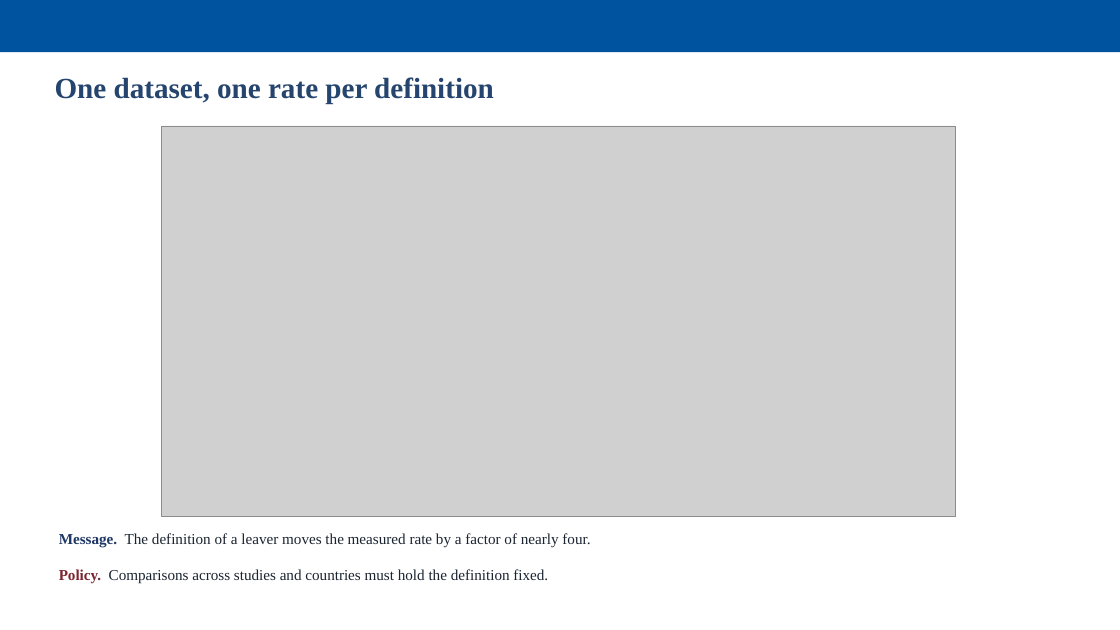
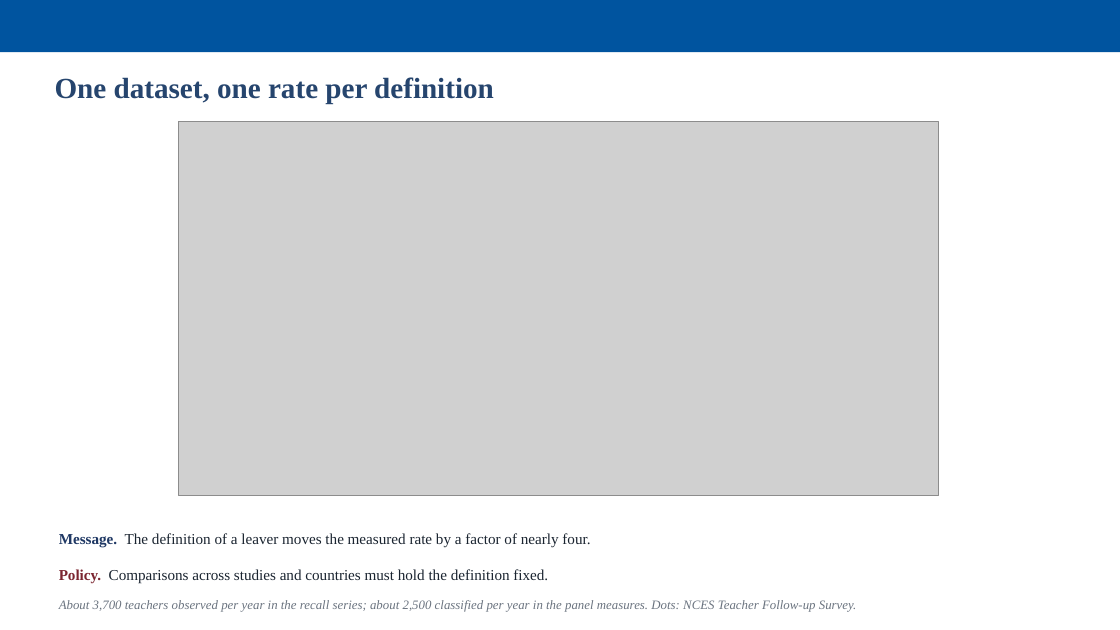
Before and after one commit to jedr1-ship-it/Alternative-Pathways----Quant, a slide deck: slide 11 of report/data_cluster/Proyect_US_cluster.pptx (slide 10 before the commit). Drawn at 1120x630 pixels with LibreOffice and Linux fonts; fonts in the diff are those of the drawing; grey boxes stand for pictures. Boxes give left, top, right and bottom in pixels: in the first picture for what was removed or moved away, otherwise in the second. Text is boxed around its words. In the diff, an @@ line names an element or a change of style, - is before the commit and + after.

```diff
--- a/report/data_cluster/Proyect_US_cluster.pptx
+++ b/report/data_cluster/Proyect_US_cluster.pptx
@@ picture: place and size @@
-picture at [161,126,956,517]
+picture at [179,122,939,496]
@@ text added at [59,600,856,612], 11 pt, text #6B7480, italic @@
+About 3,700 teachers observed per year in the recall series; about 2,500 classified per year in the panel measures. Dots: NCES Teacher Follow-up Survey.
```
Also in this commit, not shown: 1 other slide changed, 3 slides added, 1 slide removed, 7 other files.
